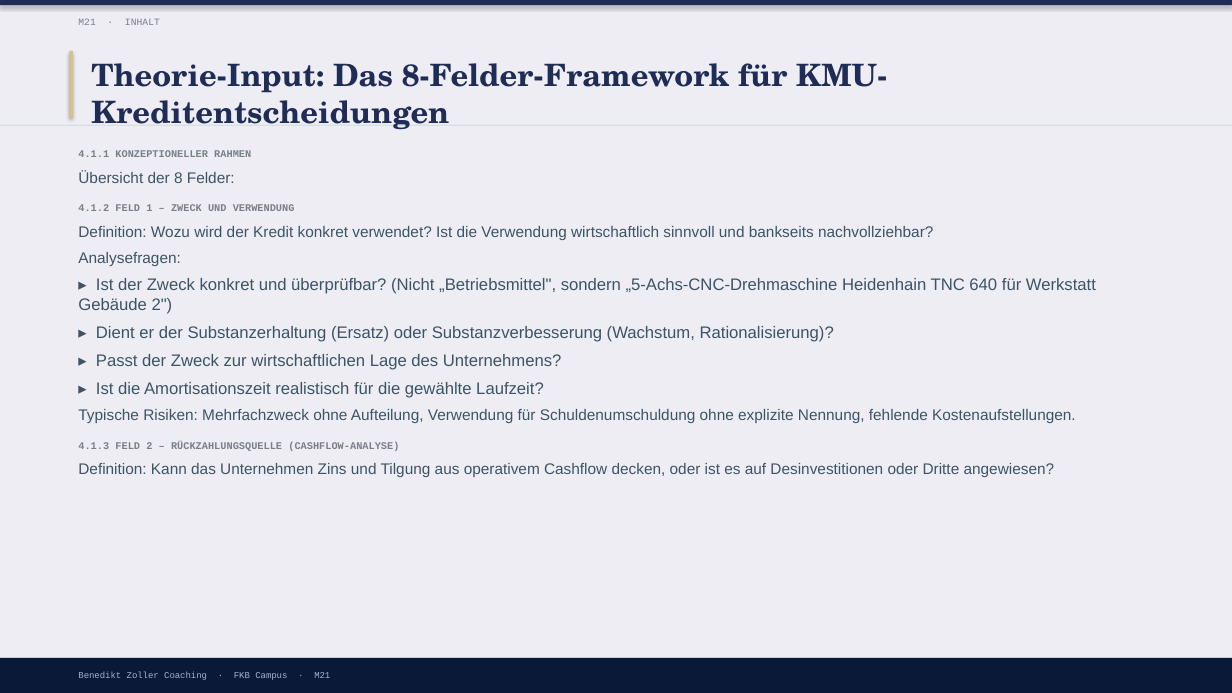
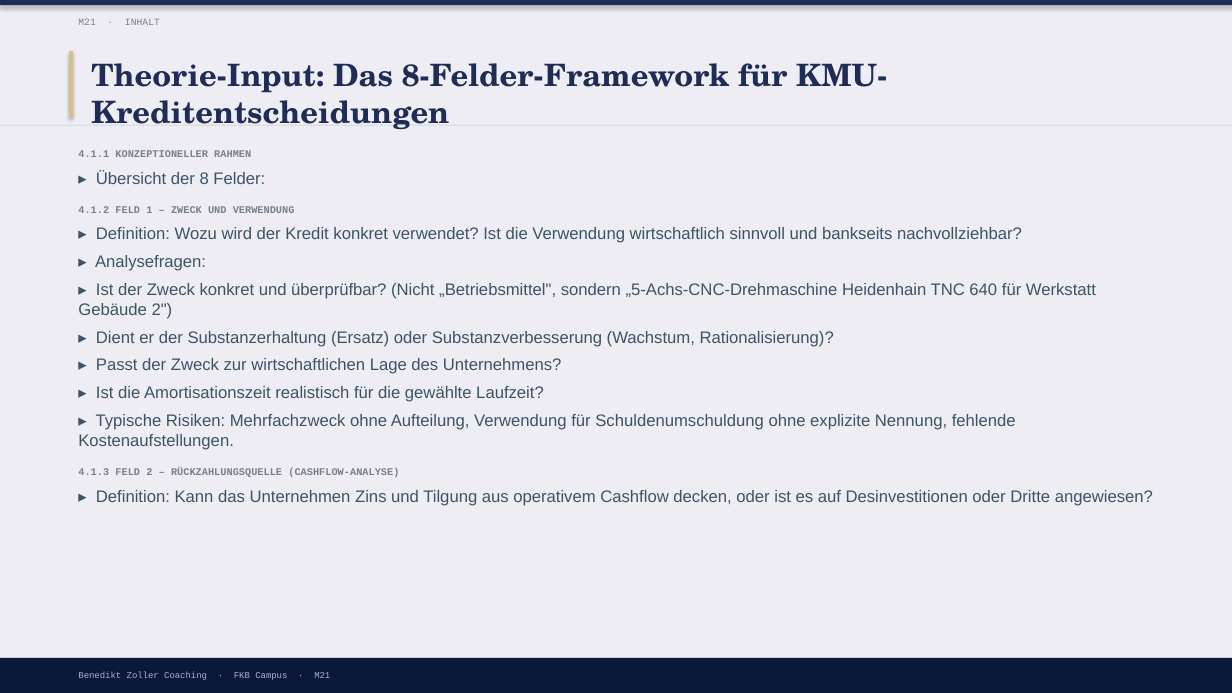
Before and after one commit to ck5rqc47pr-byte/firmenkundenakademie-online, a slide deck: slide 6 of protected-downloads/praesentation/M21.pptx. Drawn at 1232x693 pixels with LibreOffice and Linux fonts; fonts in the diff are those of the drawing. Boxes give left, top, right and bottom in pixels: in the first picture for what was removed or moved away, otherwise in the second. Text is boxed around its words. In the diff, an @@ line names an element or a change of style, - is before the commit and + after.

```diff
--- a/protected-downloads/praesentation/M21.pptx
+++ b/protected-downloads/praesentation/M21.pptx
@@ text at (96, 170, 265, 184): text changed; size 12 to 13 pt @@
-Übersicht der 8 Felder:
+▸ Übersicht der 8 Felder:
@@ text at (95, 227, 1022, 271): text changed; size 12 to 13 pt @@
-Definition: Wozu wird der Kredit konkret verwendet? Ist die Verwendung wirtschaftlich sinnvoll und bankseits nachvollziehbar?
-Analysefragen:
+▸ Definition: Wozu wird der Kredit konkret verwendet? Ist die Verwendung wirtschaftlich sinnvoll und bankseits nachvollziehbar?
+▸ Analysefragen:
@@ text at (78, 414, 1016, 450): text changed; size 12 to 13 pt @@
-Typische Risiken: Mehrfachzweck ohne Aufteilung, Verwendung für Schuldenumschuldung ohne explizite Nennung, fehlende Kostenaufstellungen.
+▸ Typische Risiken: Mehrfachzweck ohne Aufteilung, Verwendung für Schuldenumschuldung ohne explizite Nennung, fehlende Kostenaufstellungen.
@@ text at (96, 490, 1153, 506): text changed; size 12 to 13 pt @@
-Definition: Kann das Unternehmen Zins und Tilgung aus operativem Cashflow decken, oder ist es auf Desinvestitionen oder Dritte angewiesen?
+▸ Definition: Kann das Unternehmen Zins und Tilgung aus operativem Cashflow decken, oder ist es auf Desinvestitionen oder Dritte angewiesen?
```
Also in this commit, not shown: 7 other slides changed, 6 slides added, 1 slide removed, 21 other files.
